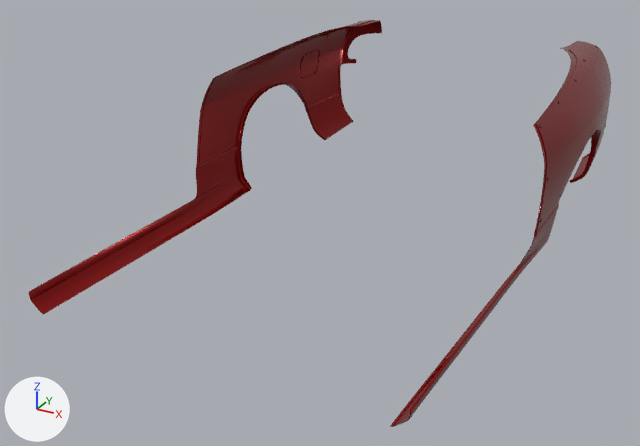
An edit to the glTF model content/cars/nissan_rs13/rearfenders_originlabofujin.glb, drawn before and after from the same camera.
One viewpoint serves both versions: a 50 mm lens placed at (1.66, -2.73, 1.72), pointed at (-0.14, 0.54, 0.08). Every picture has the same lights, and +X, +Y and +Z are marked at lower left. Mesh edges are drawn as thin lines on the coarser meshes. Where no turn or scale is listed for an object, it has been applied to the vertices.

In view in the first picture: 'Extensions', 'Fenders'.
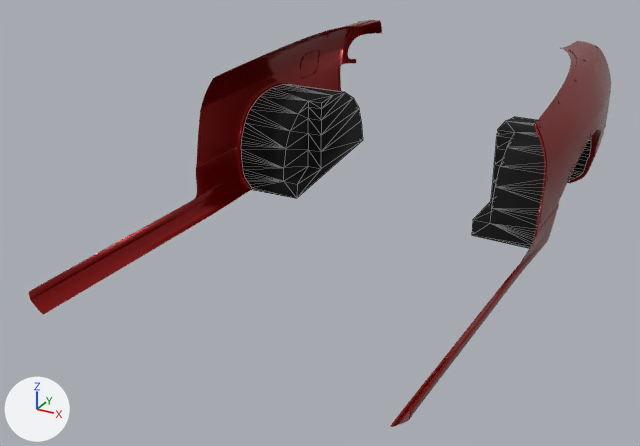
The change, as a diff of the scene's bpy script:
```diff
--- a/content/cars/nissan_rs13/rearfenders_originlabofujin.glb.py
+++ b/content/cars/nissan_rs13/rearfenders_originlabofujin.glb.py
@@ mat_black_mate @@
+mat_black_mate = bpy.data.materials.new('Black Mate')
+# nodes: BsdfPrincipled, Mix, OutputMaterial, VertexColor
+# colours: black #000000
@@ me_undercarriage @@
+me_undercarriage.from_pydata(...)  # 181 vertices, 224 faces; spans x -0.83..0.83, y 0.9..1.68, z 0.0..0.46
+me_undercarriage.materials.append(mat_black_mate)
@@ ob_undercarriage @@
+ob_undercarriage = bpy.data.objects.new('Undercarriage', me_undercarriage)
+ob_undercarriage.location = (0.0, 0.0, 0.0)
```

Boxes [x1, y1, x2, y2] around the edits, measured in the pictures (640 x 446 px):
'Undercarriage', added
    after: [241, 84, 591, 248]
